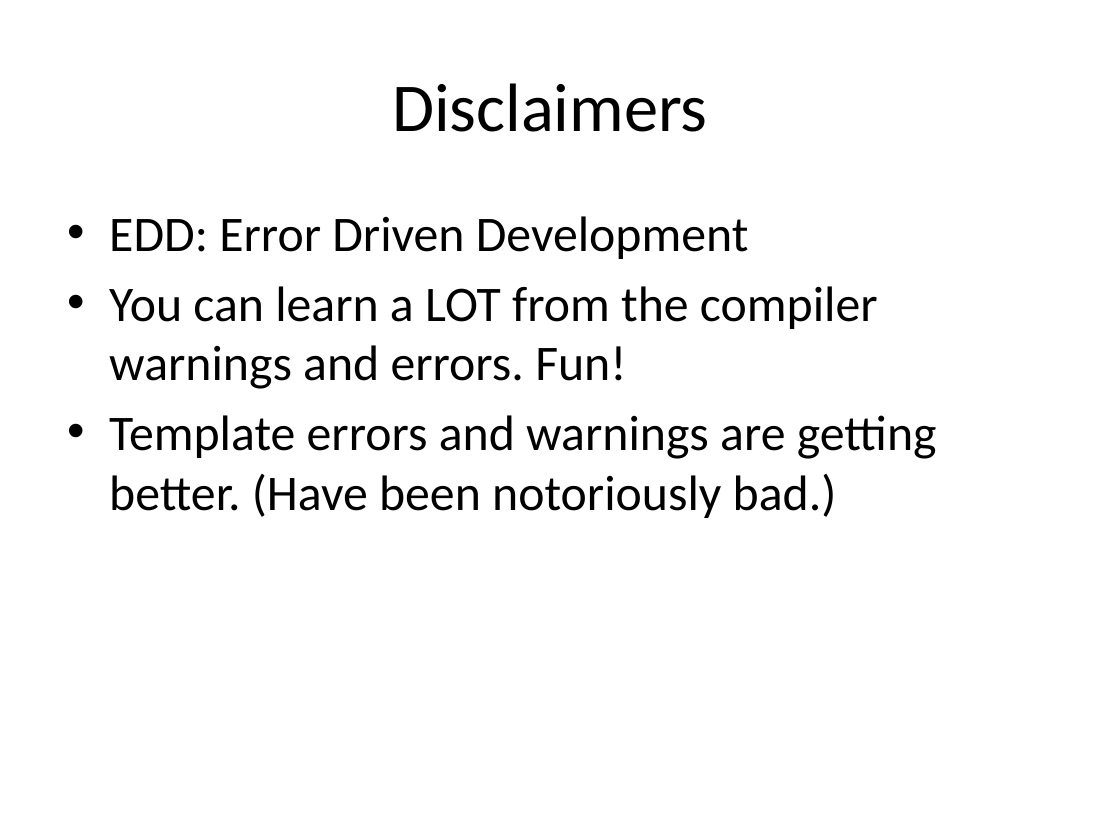
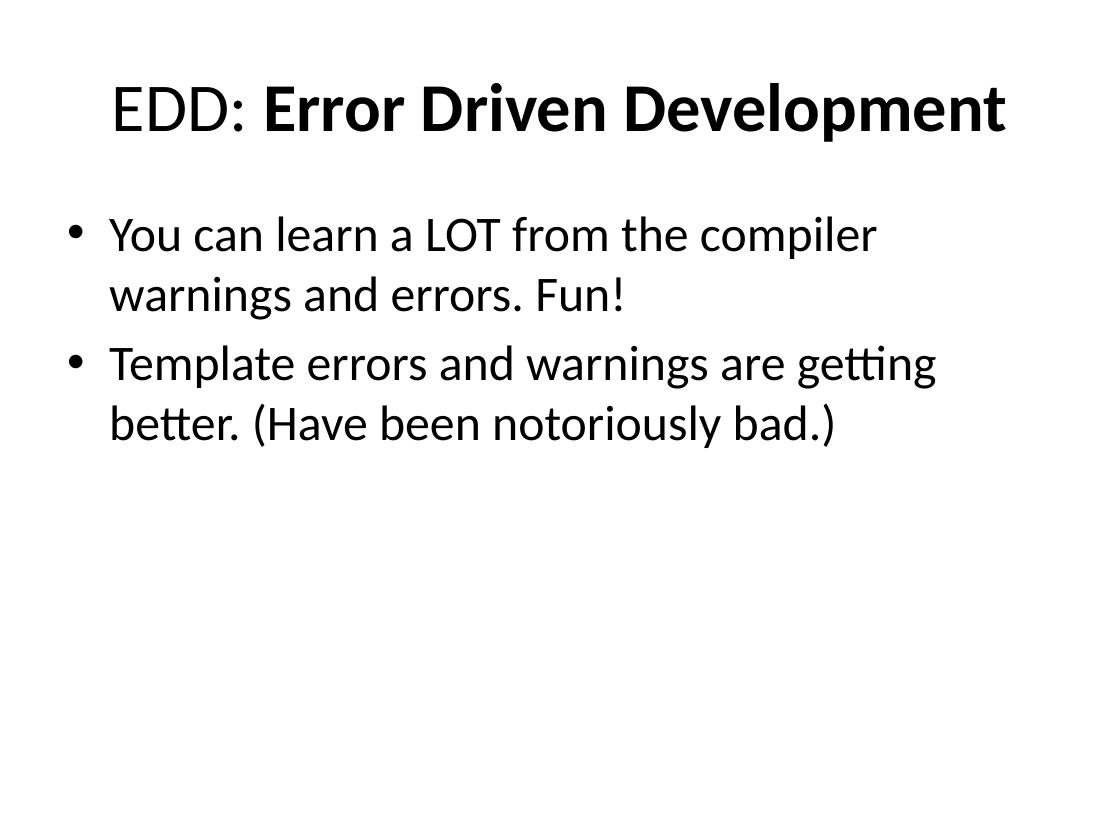
Before and after one commit to fellmad/FunWithCpp11, a slide deck: slide 3 of doc/Fun_with_C++11.pptx. Drawn at 1120x840 pixels with LibreOffice and Linux fonts; fonts in the diff are those of the drawing. Boxes give left, top, right and bottom in pixels: in the first picture for what was removed or moved away, otherwise in the second. Text is boxed around its words. In the diff, an @@ line names an element or a change of style, - is before the commit and + after.

```diff
--- a/doc/Fun_with_C++11.pptx
+++ b/doc/Fun_with_C++11.pptx
@@ title at bbox=[112, 83, 1007, 142]: text changed; bold on @@
-Disclaimers
+EDD: Error Driven Development
@@ text at bbox=[109, 216, 749, 259]: paragraph removed @@
-• EDD: Error Driven Development
```
Also in this commit, not shown: 10 other slides changed, 5 slides added, 3 slides removed, 1 other file.
